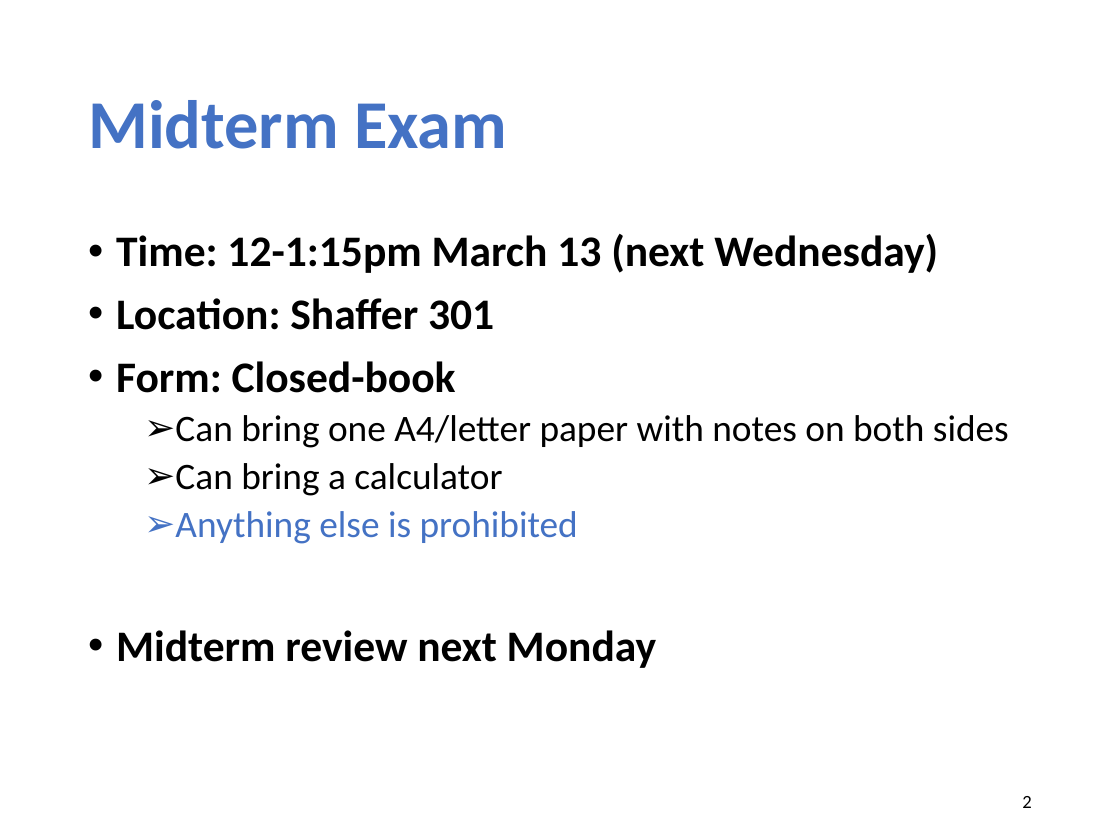
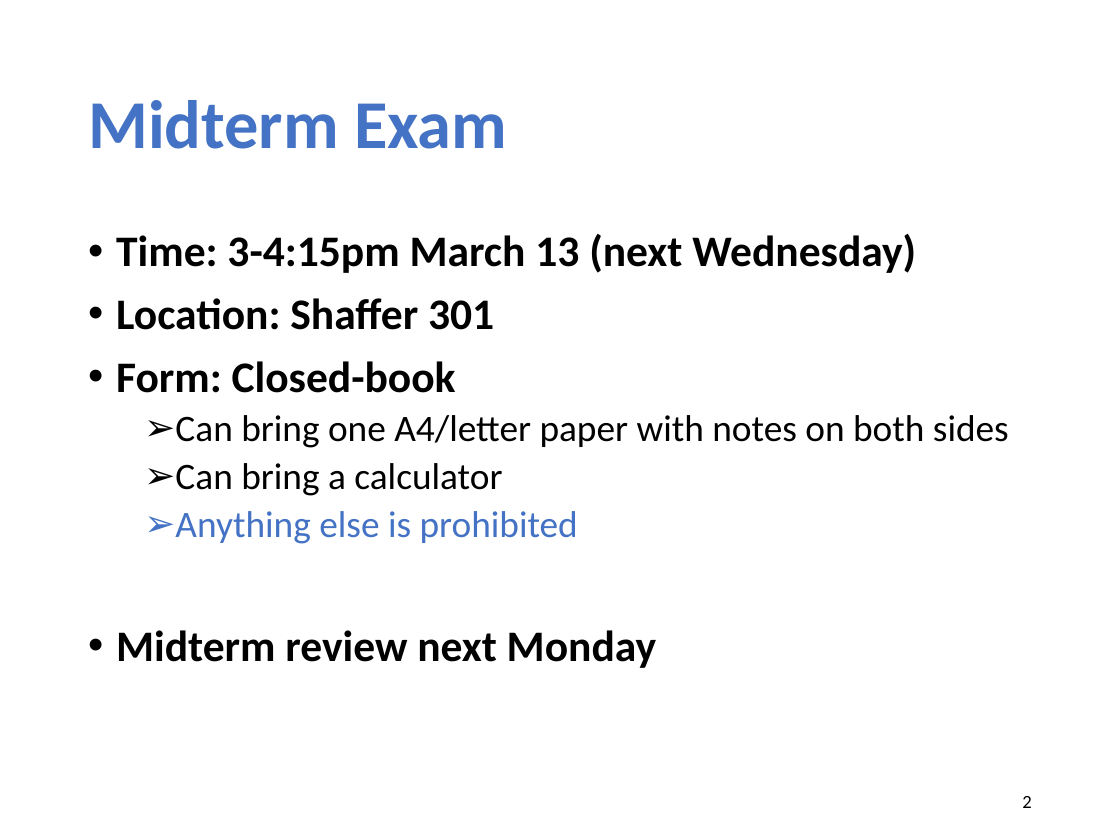
Before and after one commit to xinjin/course-net, a slide deck: slide 2 of slides/lec10_ip.pptx. Drawn at 1120x840 pixels with LibreOffice and Linux fonts; fonts in the diff are those of the drawing. Boxes give left, top, right and bottom in pixels: in the first picture for what was removed or moved away, otherwise in the second. Text is boxed around its words. In the diff, an @@ line names an element or a change of style, - is before the commit and + after.

```diff
--- a/slides/lec10_ip.pptx
+++ b/slides/lec10_ip.pptx
@@ text at [116, 234, 916, 273]: text changed @@
-• Time: 12-1:15pm March 13 (next Wednesday)
+• Time: 3-4:15pm March 13 (next Wednesday)
```
Also in this commit, not shown: 3 other files.
